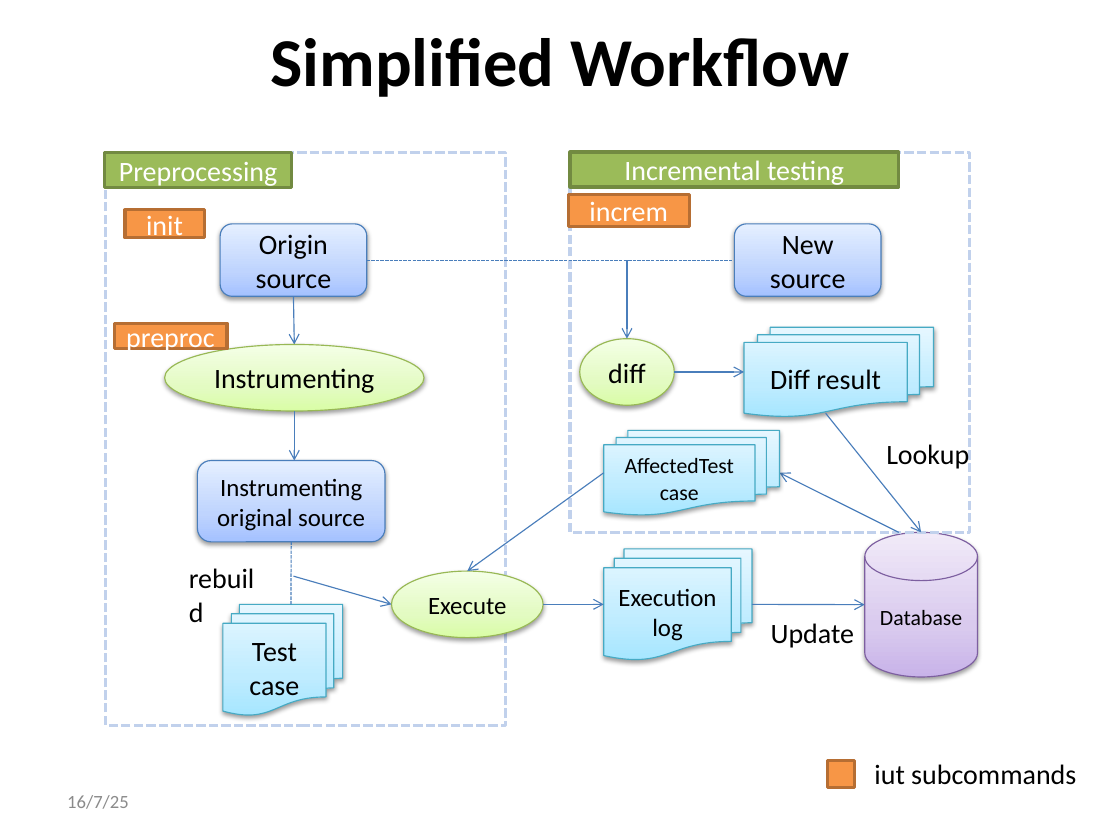
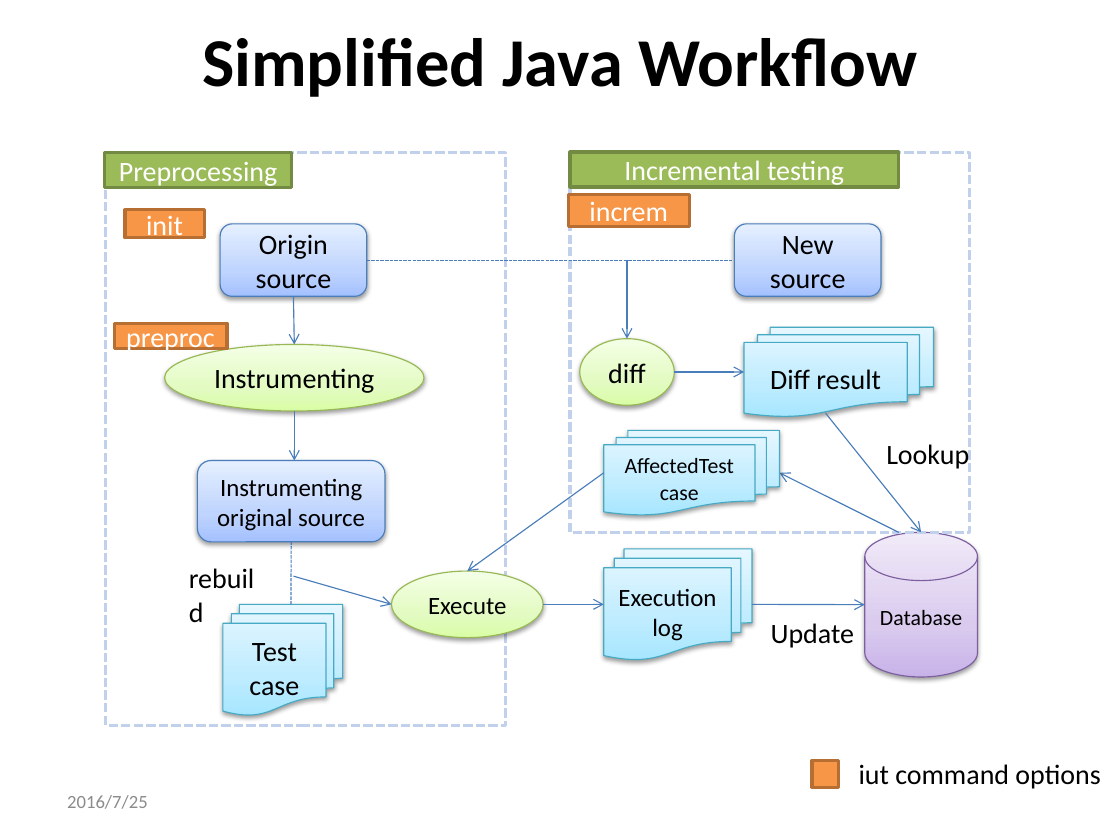
Before and after one commit to qwordy/IUT, a slide deck: slide 25 of doc/Final Presentation/Incremental_Unit_Testing-20160725-v2.pptx. Drawn at 1120x840 pixels with LibreOffice and Linux fonts; fonts in the diff are those of the drawing. Boxes give left, top, right and bottom in pixels: in the first picture for what was removed or moved away, otherwise in the second. Text is boxed around its words. In the diff, an @@ line names an element or a change of style, - is before the commit and + after.

```diff
--- a/doc/Final Presentation/Incremental_Unit_Testing-20160725-v2.pptx
+++ b/doc/Final Presentation/Incremental_Unit_Testing-20160725-v2.pptx
@@ title at (x1=202, y1=38, x2=917, y2=97): text changed @@
-Simplified Workflow
+Simplified Java Workflow
@@ rectangle moved from (x1=828, y1=760, x2=855, y2=787) to (x1=812, y1=760, x2=839, y2=787) @@
@@ text at (x1=859, y1=764, x2=1100, y2=789): text changed @@
-iut subcommands
+iut command options
@@ text at (x1=67, y1=795, x2=148, y2=809): text changed @@
-16/7/25
+2016/7/25
```
Also in this commit, not shown: 29 other slides changed, 2 slides added, 2 slides removed.
